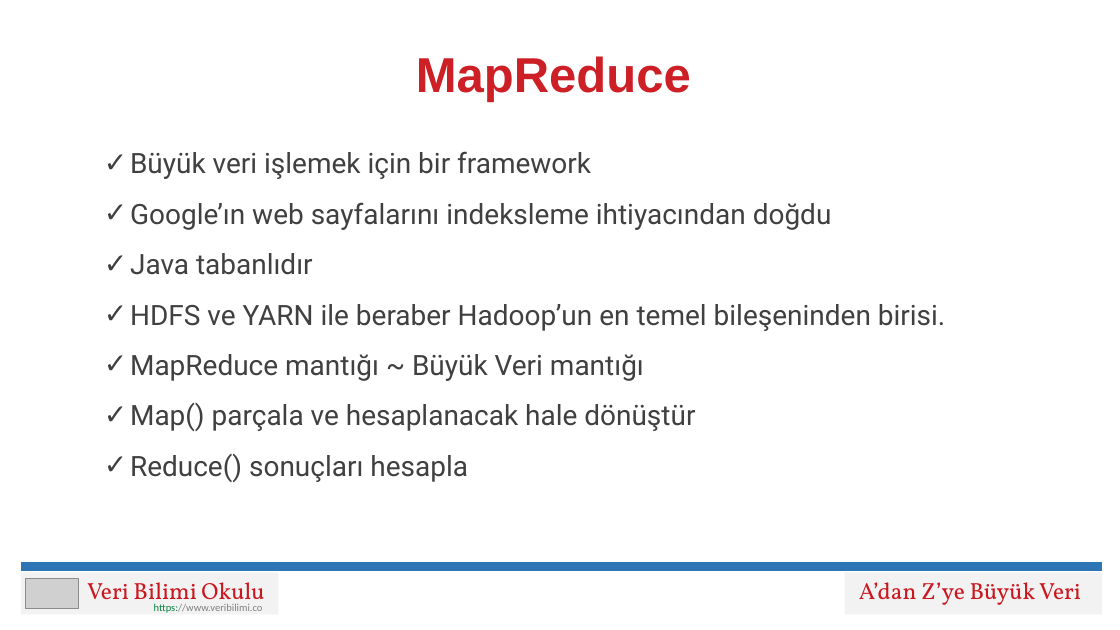
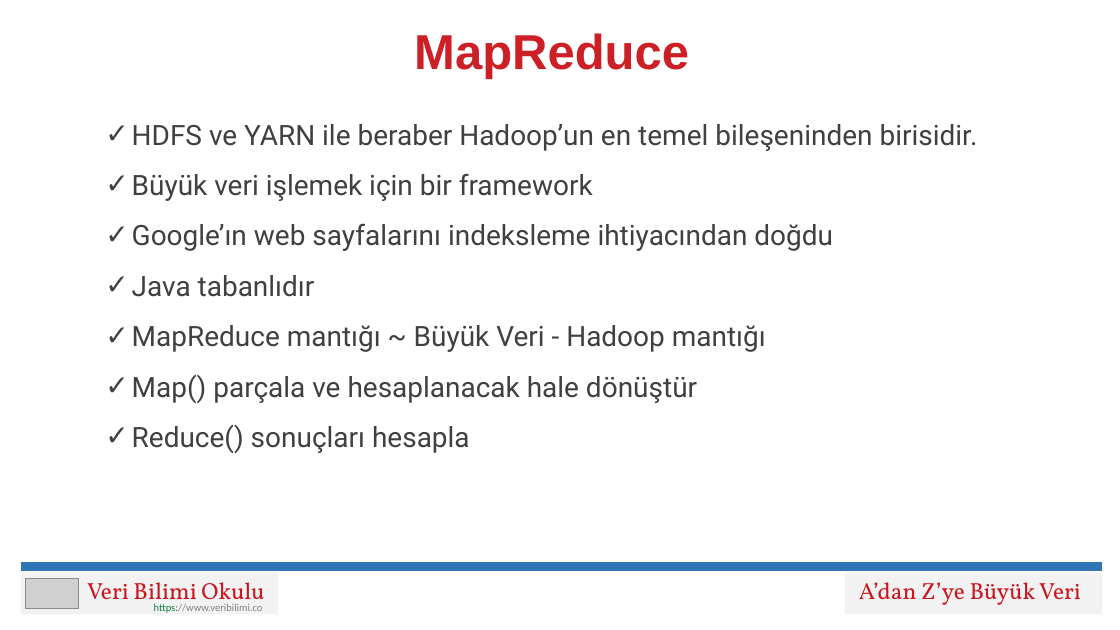
Before and after one commit to veribilimiokulu/udemy-hadoop-buyukveri-egitimi, a slide deck: slide 2 of 03-Hadoop-Temel-Bilesenler/05-map_reduce_teori.pptx. Drawn at 1120x630 pixels with LibreOffice and Linux fonts; fonts in the diff are those of the drawing; grey boxes stand for pictures. Boxes give left, top, right and bottom in pixels: in the first picture for what was removed or moved away, otherwise in the second. Text is boxed around its words. In the diff, an @@ line names an element or a change of style, - is before the commit and + after.

```diff
--- a/03-Hadoop-Temel-Bilesenler/05-map_reduce_teori.pptx
+++ b/03-Hadoop-Temel-Bilesenler/05-map_reduce_teori.pptx
@@ title "MapReduce": place and size @@
-title "MapReduce" at <box>416,56,691,102</box>
+title "MapReduce" at <box>414,33,689,79</box>
@@ text "HDFS ve YARN ile beraber ...": place and size @@
-text "HDFS ve YARN ile beraber ..." at <box>130,151,945,482</box>
+text "HDFS ve YARN ile beraber ..." at <box>132,124,978,453</box>
@@ text at <box>132,124,978,151</box>: paragraph added @@
+✓ HDFS ve YARN ile beraber Hadoop’un en temel bileşeninden birisidir.
@@ text at <box>132,325,766,352</box>: text changed @@
-✓ HDFS ve YARN ile beraber Hadoop’un en temel bileşeninden birisi.
-✓ MapReduce mantığı ~ Büyük Veri mantığı
+✓ MapReduce mantığı ~ Büyük Veri - Hadoop mantığı
```
Also in this commit, not shown: 1 other slide changed, 1 slide added, 10 other files.
